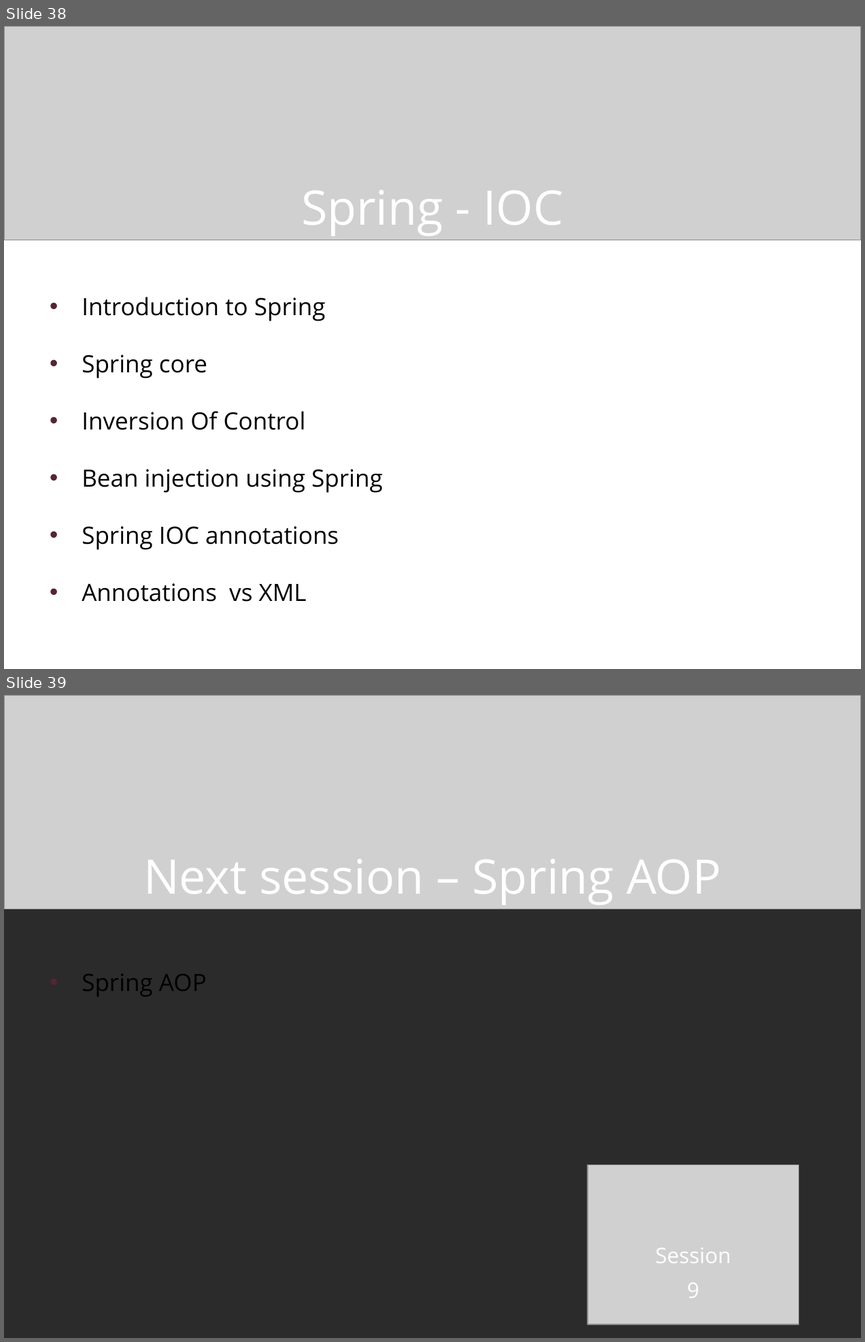
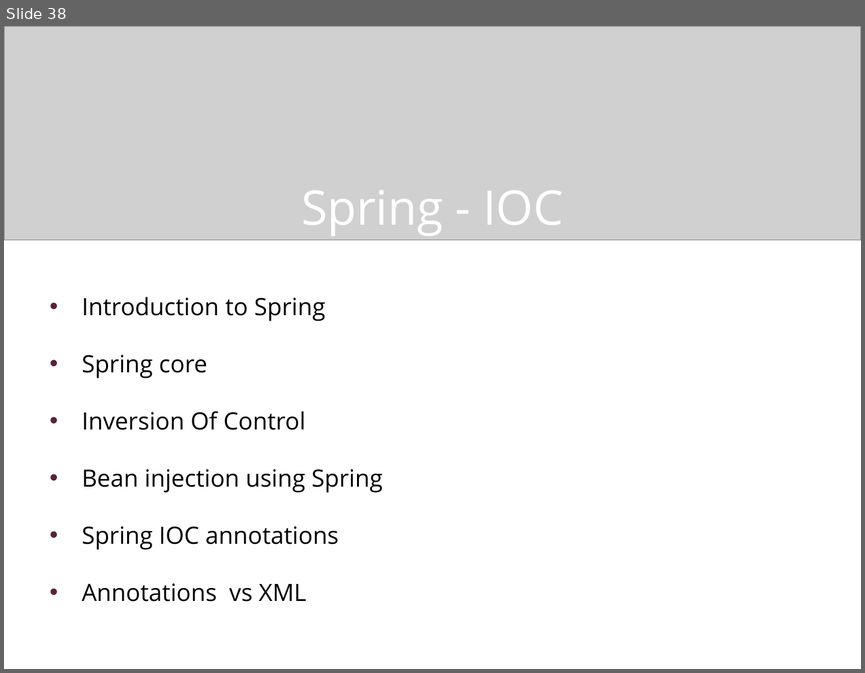
Before and after one commit to chaimt/Tikal-Java-RoadMap, a slide deck: Presentations/5 - Spring_IOC.pptx. Shown one above the other, each under a label of ours: slides 38 and 39 before the commit, slide 38 after it. The pictures are 865x1342 and 865x673 pixels, drawn with LibreOffice and Linux fonts; fonts in the diff are those of the drawing; grey boxes stand for pictures; background and template pictures are left out; a plain dark background stands for a picture behind light text. Boxes give left, top, right and bottom in pixels: in the first picture for what was removed or moved away, otherwise in the second. Text is boxed around its words. In the diff, an @@ line names an element or a change of style, - is before the commit and + after.

```diff
--- a/Presentations/5 - Spring_IOC.pptx
+++ b/Presentations/5 - Spring_IOC.pptx
@@ slide 39 removed at (4, 695, 861, 1338), background picture (left out) @@
@@ picture removed at (4, 695, 861, 909) @@
@@ title removed at (143, 859, 721, 904) @@
-Next session – Spring AOP
@@ text removed at (82, 974, 207, 996) @@
-• Spring AOP
@@ picture removed at (587, 1164, 798, 1324) @@
@@ subtitle removed at (655, 1247, 731, 1297) @@
-Session
-9
```
Also in this commit, not shown: 4 slides changed, 1 slide added, 1 other slide removed, 48 other files.
